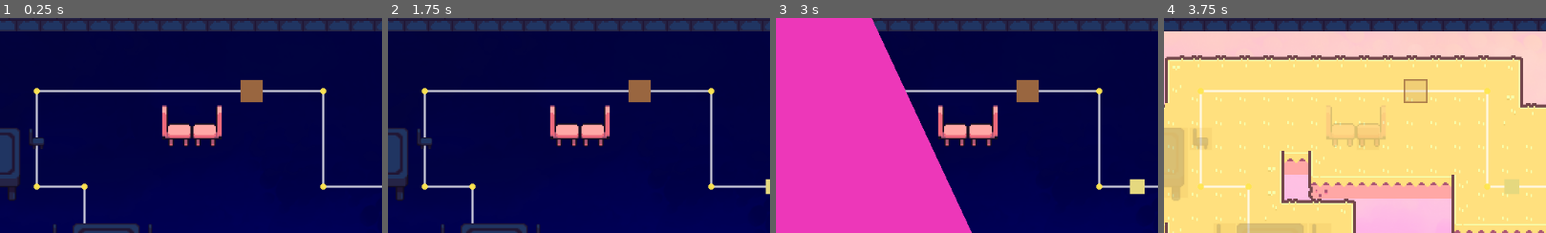
Above: before the commit, frames 1-4 (left to right).
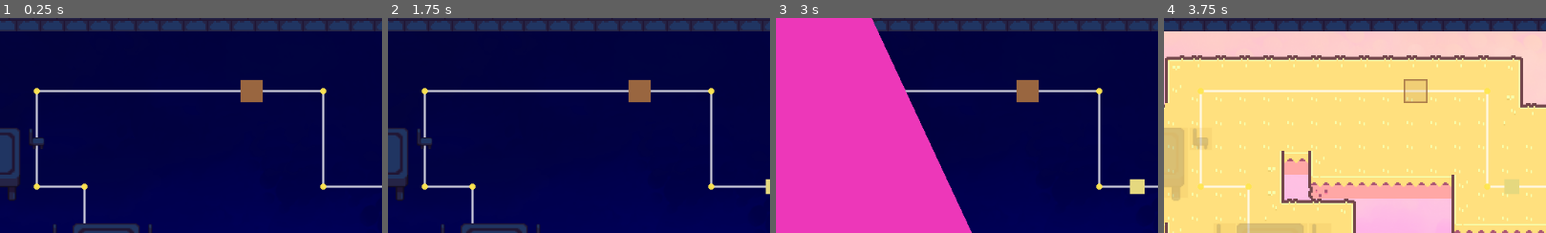
Above: after the commit, the same moments.

Repository: ConanY123/Game-Jam-Drift-MICK
Game: Godot game, scene res://scenes/levels/level-1.tscn
Same seed, same stepped clock (60 frames per second), same inputs: the game is played once before the commit and once after it. This scene is started directly instead of the project's main scene.
Inputs:
- Up to frame 1 (0.25 s): no input
- Up to frame 2 (1.75 s): click "HOLD X FOR 2× SPEED" at 0.5 s; tap Enter at 1.25 s; hold D (move_right) from 1.28 s (still down); hold Z (interact) from 1.28 s (still down); tap Space at 1.52 s
- Up to frame 3 (3 s): release D (move_right) at 2.03 s; release Z (interact) at 2.03 s; hold S (move_down) 2.03-2.78 s; tap Z (interact) at 2.1 s; tap Space at 2.27 s; hold D (move_right) from 2.78 s (still down); hold C (switch_realm) from 2.78 s (still down)
- Up to frame 4 (3.75 s): tap Z (interact) at 3.05 s; release D (move_right) at 3.53 s; release C (switch_realm) at 3.53 s; hold W (move_up) from 3.53 s (still down); tap R at 3.6 s
The pictures show only the part of the screen within x 12-62%, y 2-52%; the shares and areas given below are measured in that part.

The runs differ from the first frame. In frame 1, 1.6% of the frame differs, in the area x 42-59%, y 40-60%; in frame 2, 1.6%; in frame 3, 1.6%; in frame 4, 0.5%.

Commit message:
the Z button should dissapear if interacting with the object would do nothing, also I made dream pushing make a bit more logical sense

Diff:
--- a/scenes/levels/level-1.tscn
+++ b/scenes/levels/level-1.tscn
@@ -7,7 +7,6 @@
 [ext_resource type="Texture2D" uid="uid://bq7hpngdvkqg6" path="res://sprites/backgrounds/DREAM BACKGROUND.png" id="5_dream_bg"]
 [ext_resource type="PackedScene" path="res://scenes/objects/table.tscn" id="6_a1qmq"]
 [ext_resource type="PackedScene" uid="uid://cwd8r3n5tlaab" path="res://scenes/objects/door.tscn" id="7_wubvj"]
-[ext_resource type="PackedScene" uid="uid://br1sss08ewpld" path="res://scenes/objects/sliding_cart.tscn" id="8_2ovie"]
 [ext_resource type="PackedScene" uid="uid://cchwiswkl3wjn" path="res://scenes/objects/dream block.tscn" id="8_wejd8"]
 
 [node name="Level1" type="Node2D" unique_id=402028665]
@@ -40,48 +39,49 @@
 tile_map_data = PackedByteArray("AAAAAAEAAgACAAYAAAAAAAIAAgACAAYAAAAAAAMAAgACAAYAAAAAAAQAAgACAAYAAAAAAAUAAgACAAYAAAAAAA …(3504 unchanged characters)…
 tile_set = ExtResource("2_gl321")
 
-[node name="Table" parent="." unique_id=86256793 instance=ExtResource("6_a1qmq")]
+[node name="Physical" type="Node" parent="." unique_id=990815173]
+
+[node name="Table" parent="Physical" unique_id=86256793 instance=ExtResource("6_a1qmq")]
 position = Vector2(224, 288)
 size = Vector2i(3, 3)
 weight = 3.0
 holdable = false
 
-[node name="Table2" parent="." unique_id=1152306894 instance=ExtResource("6_a1qmq")]
+[node name="Table2" parent="Physical" unique_id=1152306894 instance=ExtResource("6_a1qmq")]
 position = Vector2(64, 160)
 size = Vector2i(3, 3)
 weight = 3.0
 holdable = false
 
-[node name="Chair" parent="." unique_id=225586257 instance=ExtResource("2_eeqru")]
+[node name="Chair" parent="Physical" unique_id=225586257 instance=ExtResource("2_eeqru")]
 position = Vector2(320, 288)
 
-[node name="Chair2" parent="." unique_id=1889524627 instance=ExtResource("2_eeqru")]
+[node name="Chair2" parent="Physical" unique_id=1889524627 instance=ExtResource("2_eeqru")]
 position = Vector2(320, 352)
 
-[node name="Chair3" parent="." unique_id=528522989 instance=ExtResource("2_eeqru")]
+[node name="Chair3" parent="Physical" unique_id=528522989 instance=ExtResource("2_eeqru")]
 position = Vector2(192, 288)
 
-[node name="Chair4" parent="." unique_id=1745224873 instance=ExtResource("2_eeqru")]
+[node name="Chair4" parent="Physical" unique_id=1745224873 instance=ExtResource("2_eeqru")]
 position = Vector2(192, 352)
 
-[node name="Chair5" parent="." unique_id=70905138 instance=ExtResource("2_eeqru")]
+[node name="Chair5" parent="Physical" unique_id=70905138 instance=ExtResource("2_eeqru")]
 position = Vector2(160, 160)
 
-[node name="Chair6" parent="." unique_id=1957673657 instance=ExtResource("2_eeqru")]
+[node name="Chair6" parent="Physical" unique_id=1957673657 instance=ExtResource("2_eeqru")]
 position = Vector2(96, 256)
 
-[node name="Door" parent="." unique_id=1017083639 instance=ExtResource("7_wubvj")]
+[node name="Door" parent="Physical" unique_id=1017083639 instance=ExtResource("7_wubvj")]
 position = Vector2(512, 512)
 color = Color(0.6150615, 0.3924139, 0.22227415, 1)
 
-[node name="Door2" parent="." unique_id=823082349 instance=ExtResource("7_wubvj")]
+[node name="Door2" parent="Physical" unique_id=823082349 instance=ExtResource("7_wubvj")]
 position = Vector2(448, 96)
 
-[node name="SlidingCart" parent="." unique_id=1983659059 instance=ExtResource("8_2ovie")]
-position = Vector2(401, 180)
+[node name="Dream" type="Node" parent="." unique_id=1278489336]
 
-[node name="DreamBlock" parent="." unique_id=117124088 instance=ExtResource("8_wejd8")]
+[node name="DreamBlock" parent="Dream" unique_id=117124088 instance=ExtResource("8_wejd8")]
 position = Vector2(352, 416)
 
-[node name="DreamBlock2" parent="." unique_id=1207853958 instance=ExtResource("8_wejd8")]
+[node name="DreamBlock2" parent="Dream" unique_id=1207853958 instance=ExtResource("8_wejd8")]
 position = Vector2(448, 416)
--- a/scripts/core/level_base.gd
+++ b/scripts/core/level_base.gd
@@ -256,6 +256,8 @@
 	var p := Player.new()
 	p.level = self
 	p.position = Grid.cell_to_center(cell)
+	p.z_index = 10
+	p.z_as_relative = false
 	player = p
 	add_child(p)
 	return p
@@ -288,6 +290,8 @@
 # Instantiates the roommate scene on a route of cells and forwards his result.
 func add_roommate(route: Array[Vector2i]) -> Node2D:
 	var r := ROOMMATE_SCENE.instantiate()
+	r.z_index = 10
+	r.z_as_relative = false
 	add_child(r)
 	r.call("setup", self, route)
 	r.connect("won", func(): level_won.emit())
--- a/scripts/objects/door.gd
+++ b/scripts/objects/door.gd
@@ -24,23 +24,27 @@
 		level.unregister(self, realm)
 	_refresh()
 
+func can_interact(_dir: Vector2i) -> bool:
+	if moving or level == null:
+		return false
+	for c in get_cells(cell):
+		if level.in_push_ban(c):
+			return false
+		if open and not level.is_free(c, self, realm):
+			return false
+	return true
+
 # The player calls this when the interact timer completes against us. Rather
 # than move a cell, flip the door state. Return true so the player's key-lock
 # triggers (one press = one toggle, no repeat until the key is released).
 func try_push(dir: Vector2i) -> bool:
-	# Honour the same no-interact-near-the-roommate rule push uses.
-	for c in get_cells(cell):
-		if level.in_push_ban(c):
-			return false
+	if not can_interact(dir):
+		return false
 	open = not open
 	if open:
 		level.unregister(self, realm)
 	else:
 		# Only re-close if every cell is clear (nobody standing in the doorway).
-		for c in get_cells(cell):
-			if not level.is_free(c, self, realm):
-				open = true  # stayed open; closing was blocked
-				return false
 		level.register(self, get_cells(cell), realm)
 	_refresh()
 	queue_redraw()
--- a/scripts/objects/pushable.gd
+++ b/scripts/objects/pushable.gd
@@ -23,10 +23,13 @@
 	_refresh()
 
 func _ready() -> void:
-	# print("pushable ready: ", name, " parent: ", get_parent().name, " is level: ", get_parent() is LevelBase)
-	# Placed in the editor (or spawned by add_pushable): register with the parent level
-	if level == null and get_parent() is LevelBase:
-		setup(get_parent(), Grid.pos_to_cell(position))
+	if level != null:
+		return
+	var node := get_parent()
+	while node != null and not node is LevelBase:
+		node = node.get_parent()
+	if node != null:
+		setup(node, Grid.pos_to_cell(node.to_local(global_position)))
 
 # Sprite follows the same realm rules as the drawn rectangle
 func _refresh() -> void:
@@ -54,14 +57,32 @@
 func hold_time() -> float:
 	return 0.25 * weight
 
+func is_supported_by_dream_floor() -> bool:
+	if realm != LevelBase.Realm.DREAM:
+		return true
+	if level == null:
+		return false
+	for c in get_cells(cell):
+		if level.dream_floor.has(c):
+			return true
+	return false
+
+func can_push(dir: Vector2i) -> bool:
+	if moving or dir == Vector2i.ZERO or level == null or not is_supported_by_dream_floor():
+		return false
+	for c in get_cells(cell + dir):
+		if not level.is_free(c, self, realm) or level.in_push_ban(c):
+			return false
+	return true
+
+func can_interact(dir: Vector2i) -> bool:
+	return can_push(dir)
+
 func try_push(dir: Vector2i) -> bool:
-	if moving:
+	if not can_push(dir):
 		return false
 	var target := cell + dir
 	var new_cells := get_cells(target)
-	for c in new_cells:
-		if not level.is_free(c, self, realm) or level.in_push_ban(c):
-			return false
 	# Claim the new cells right away; the tween is only visual.
 	level.unregister(self, realm)
 	cell = target
--- a/scripts/objects/slidable.gd
+++ b/scripts/objects/slidable.gd
@@ -20,9 +20,21 @@
 			return false
 	return true
 
+func can_push(dir: Vector2i) -> bool:
+	if moving or dir == Vector2i.ZERO or level == null or not is_supported_by_dream_floor():
+		return false
+	var target := cell
+	var steps := 0
+	while steps < max_slide_cells:
+		target += dir
+		if not _footprint_free(target):
+			return steps > 0
+		steps += 1
+	return steps > 0
+
 # Override: instead of moving a single cell, roll until blocked.
 func try_push(dir: Vector2i) -> bool:
-	if moving:
+	if not can_push(dir):
 		return false
 	# Walk forward one cell at a time to find how far we can slide before being
 	# blocked. We stop at the last free cell (just short of the obstacle).
--- a/scripts/player/player_interactions.gd
+++ b/scripts/player/player_interactions.gd
@@ -16,7 +16,10 @@
 var _interaction_hint_holdable := true
 
 func _update_push(target: Pushable, dir: Vector2i, delta: float) -> void:
-	if target != null and target.realm != level.realm:
+	if (
+		target != null
+		and (target.realm != level.realm or not target.can_interact(dir))
+	):
 		target = null
 	if interact_locked:
 		push_target = null
@@ -106,7 +109,20 @@
 		for direction in directions:
 			var offset := Vector2(direction) * reach
 			var candidate := _blocker_in(position + offset, level.realm)
-			if candidate is Pushable and candidate.realm == level.realm:
+			if direction == facing and candidate != null:
+				if (
+					candidate is Pushable
+					and candidate.realm == level.realm
+					and candidate.can_interact(direction)
+				):
+					_nearby_interactable = candidate
+					_interaction_hint_holdable = candidate.holdable
+				break
+			if (
+				candidate is Pushable
+				and candidate.realm == level.realm
+				and candidate.can_interact(direction)
+			):
 				_nearby_interactable = candidate
 				_interaction_hint_holdable = candidate.holdable
 				break
